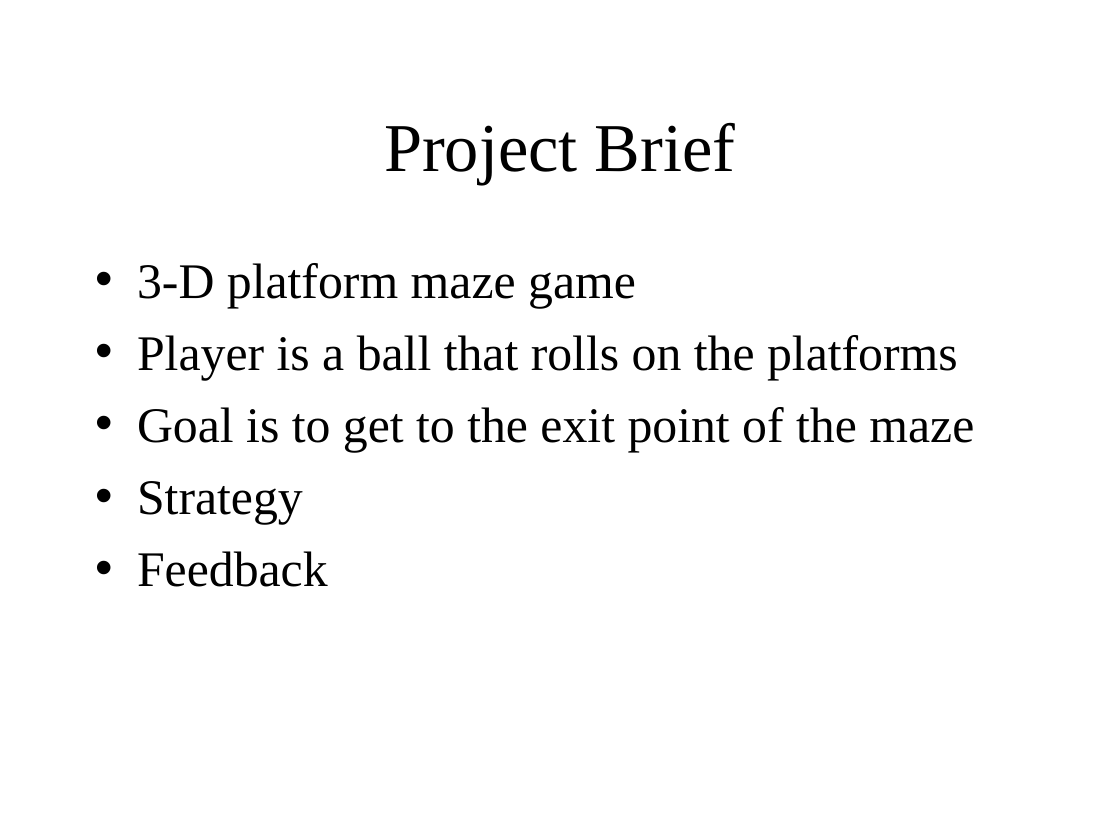
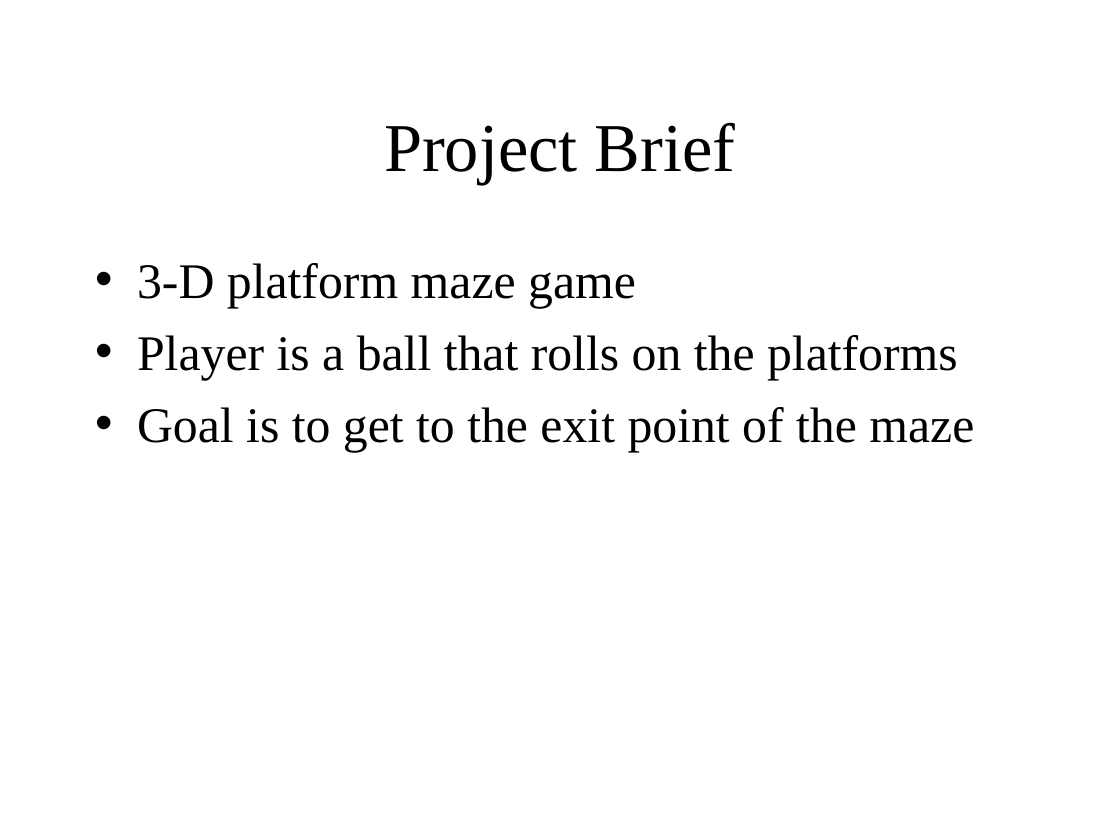
Before and after one commit to rikkiprince/tippycool, a slide deck: slide 2 of Presentation/Presentation.ppt. Drawn at 1120x840 pixels with LibreOffice and Linux fonts; fonts in the diff are those of the drawing; background and template pictures are left out. Boxes give left, top, right and bottom in pixels: in the first picture for what was removed or moved away, otherwise in the second. Text is boxed around its words. In the diff, an @@ line names an element or a change of style, - is before the commit and + after.

```diff
--- a/Presentation/Presentation.ppt
+++ b/Presentation/Presentation.ppt
@@ text at (x1=137, y1=481, x2=328, y2=587): paragraphs removed @@
-• Strategy
-• Feedback
```
Also in this commit, not shown: 1 other slide changed.
